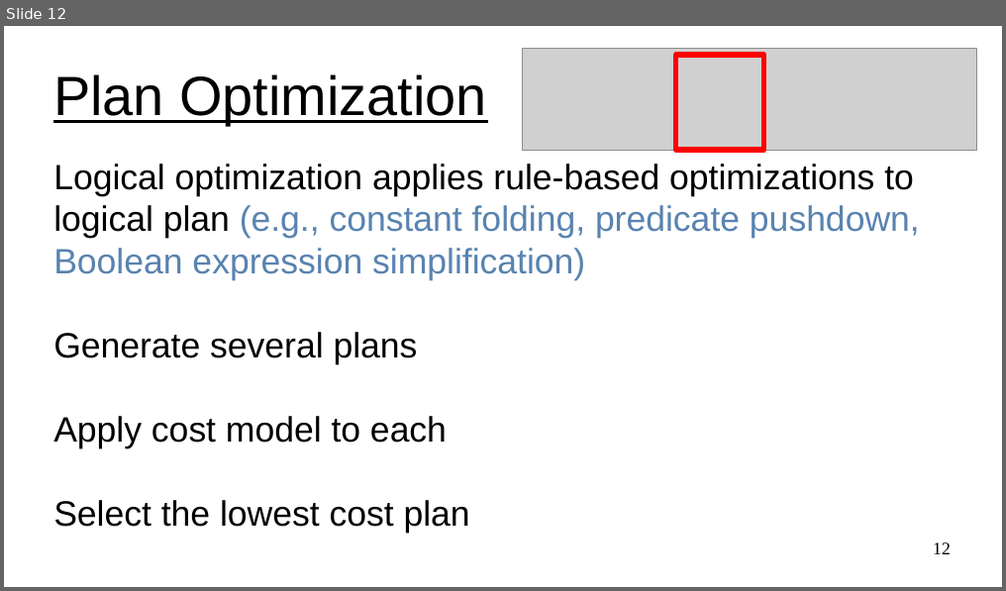
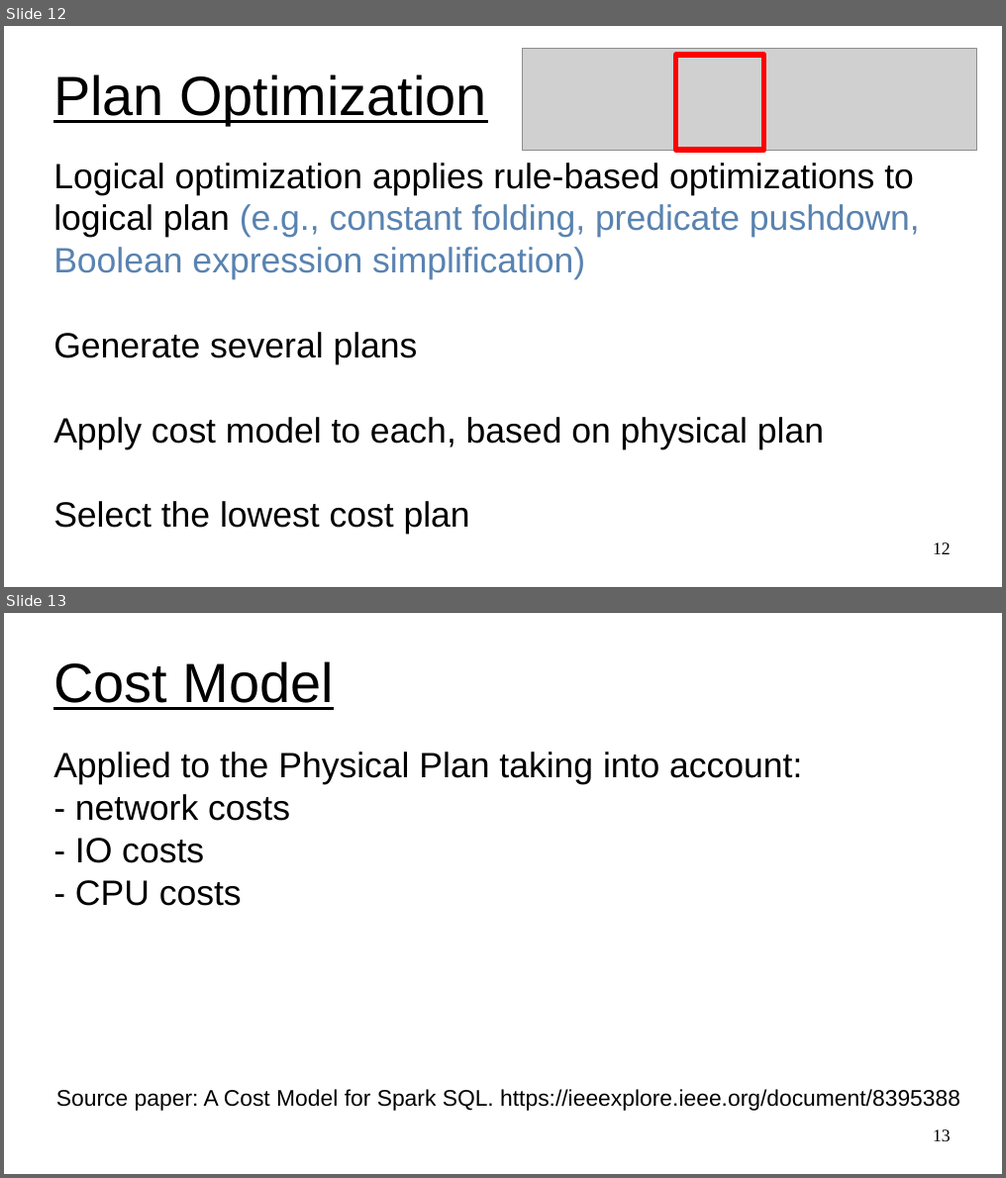
Before and after one commit to UVADS/distributed_computing, a slide deck: 03_dataframes_and_spark_sql/content_catalyst_optimizer/catalyst_optimizer_for_spark_sql.ppt. Shown one above the other, each under a label of ours: slide 12 before the commit, slides 12 and 13 after it. The pictures are 1006x591 and 1006x1178 pixels, drawn with LibreOffice and Linux fonts; fonts in the diff are those of the drawing; grey boxes stand for pictures. Boxes give left, top, right and bottom in pixels: in the first picture for what was removed or moved away, otherwise in the second. Text is boxed around its words. In the diff, an @@ line names an element or a change of style, - is before the commit and + after.

```diff
--- a/03_dataframes_and_spark_sql/content_catalyst_optimizer/catalyst_optimizer_for_spark_sql.ppt
+++ b/03_dataframes_and_spark_sql/content_catalyst_optimizer/catalyst_optimizer_for_spark_sql.ppt
@@ slide 13 added at <box>4,613,1002,1174</box>, background #FFFFFF @@
@@ title added at <box>54,662,334,710</box>, 44 pt, text #000000, underline @@
+Cost Model
@@ subtitle added at <box>54,752,802,906</box>, 28 pt, text #000000 @@
+Applied to the Physical Plan taking into account:
+- network costs
+- IO costs
+- CPU costs
@@ text added at <box>56,1089,960,1111</box>, 18 pt, text #000000 @@
+Source paper: A Cost Model for Spark SQL. https://ieeexplore.ieee.org/document/8395388
@@ page number added at <box>933,1130,950,1142</box>, 14 pt, text #000000 @@
+13
@@ slide 12 changed as well @@
@@ subtitle at <box>54,417,824,450</box>: text changed @@
-Apply cost model to each
+Apply cost model to each, based on physical plan
```
Also in this commit, not shown: 3 other slides changed, 4 other slides added, 1 slide removed, 1 other file.
